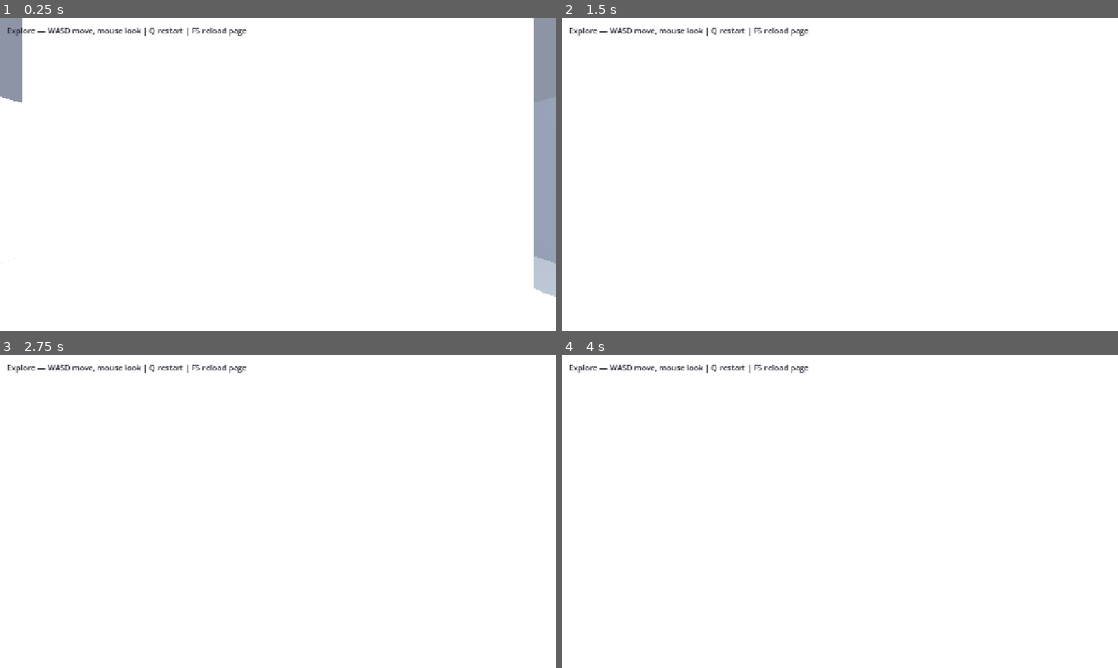
Above: before the commit, frames 1-4 (two rows, left to right).
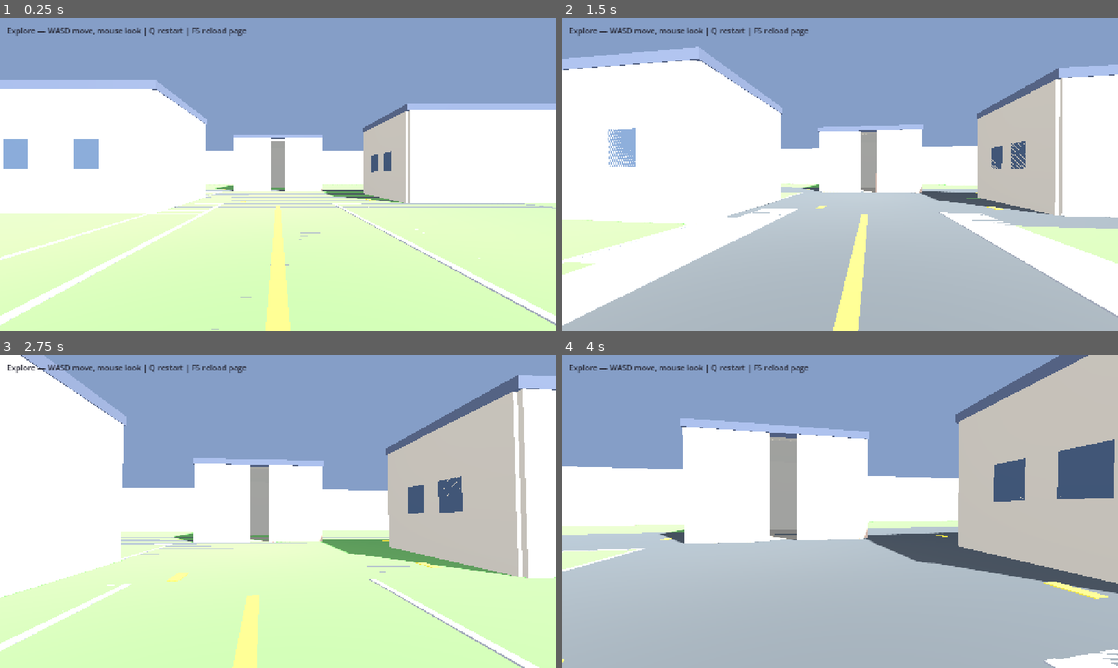
Above: after the commit, the same moments.

Repository: laim-1/LasVegas
Game: Godot game, scene res://scenes/main.tscn
The game is run twice, just before and just after one commit, with the same random seed, the same clock (stepped at 60 frames per second) and the same inputs.
Inputs (mouse positions are in pixels of both pictures, inside the frame that each line leads up to):
- Up to frame 1 (0.25 s): no input
- Up to frame 2 (1.5 s): tap Enter at 0.5 s; move the mouse to (867, 174) at 0.52 s; hold W (move_forward) from 0.53 s (still down); click (867, 174) at 0.67 s; move the mouse to (812, 174) at 1.27 s
- Up to frame 3 (2.75 s): keep holding W (move_forward); move the mouse to (289, 505) at 2.02 s
- Up to frame 4 (4 s): keep holding W (move_forward); move the mouse to (834, 517) at 2.77 s; click (834, 517) at 2.92 s; move the mouse to (878, 514) at 3.52 s

The runs differ from the first frame. In frame 1, 75% of the frame differs, in the area x 0-100%, y 0-100%; in frame 2, 64%; in frame 3, 73%; in frame 4, 83%.

Commit message:
Add cul-de-sac neighborhood map with park and enterable house
Co-authored-by: Cursor <cursoragent@cursor.com>

Diff:
--- a/godot/scenes/main.tscn
+++ b/godot/scenes/main.tscn
@@ -7,12 +7,12 @@
 
 [sub_resource type="Environment" id="Environment_horror"]
 background_mode = 1
-background_color = Color(0.55, 0.58, 0.65, 1)
+background_color = Color(0.52, 0.62, 0.78, 1)
 ambient_light_source = 2
-ambient_light_color = Color(0.75, 0.78, 0.82, 1)
-ambient_light_energy = 1.35
+ambient_light_color = Color(0.82, 0.86, 0.92, 1)
+ambient_light_energy = 1.25
 tonemap_mode = 2
-tonemap_exposure = 1.15
+tonemap_exposure = 1.2
 fog_enabled = false
 
 [sub_resource type="CapsuleShape3D" id="CapsuleShape3D_player"]
@@ -26,22 +26,40 @@
 environment = SubResource("Environment_horror")
 
 [node name="DirectionalLight3D" type="DirectionalLight3D" parent="."]
-transform = Transform3D(0.866025, -0.353553, 0.353553, 0, 0.707107, 0.707107, -0.5, -0.612372, 0.612372, 0, 6, 0)
-light_color = Color(1, 0.98, 0.95, 1)
-light_energy = 1.35
+transform = Transform3D(0.819152, -0.40558, 0.40558, 0, 0.707107, 0.707107, -0.573576, -0.579228, 0.579228, 0, 10, 0)
+light_color = Color(1, 0.97, 0.9, 1)
+light_energy = 1.4
 shadow_enabled = true
 
 [node name="FillLight" type="OmniLight3D" parent="."]
-transform = Transform3D(1, 0, 0, 0, 1, 0, 0, 0, 1, 0, 4, 0)
+transform = Transform3D(1, 0, 0, 0, 1, 0, 0, 0, 1, 0, 8, 12)
 light_color = Color(1, 1, 1, 1)
-light_energy = 0.9
-omni_range = 18.0
+light_energy = 0.5
+omni_range = 35.0
+
+[node name="StreetLamp1" type="OmniLight3D" parent="."]
+transform = Transform3D(1, 0, 0, 0, 1, 0, 0, 0, 1, -4.5, 4.5, 16)
+light_color = Color(1, 0.85, 0.6, 1)
+light_energy = 0.65
+omni_range = 14.0
+
+[node name="StreetLamp2" type="OmniLight3D" parent="."]
+transform = Transform3D(1, 0, 0, 0, 1, 0, 0, 0, 1, 4.5, 4.5, 16)
+light_color = Color(1, 0.85, 0.6, 1)
+light_energy = 0.65
+omni_range = 14.0
+
+[node name="StreetLamp3" type="OmniLight3D" parent="."]
+transform = Transform3D(1, 0, 0, 0, 1, 0, 0, 0, 1, 0, 4.5, 4)
+light_color = Color(1, 0.85, 0.6, 1)
+light_energy = 0.55
+omni_range = 12.0
 
 [node name="Level" type="Node3D" parent="."]
 script = ExtResource("2_level")
 
 [node name="Player" type="CharacterBody3D" parent="."]
-transform = Transform3D(1, 0, 0, 0, 1, 0, 0, 0, 1, 0, 1, 0)
+transform = Transform3D(1, 0, 0, 0, 1, 0, 0, 0, 1, 0, 1, 20)
 collision_layer = 2
 collision_mask = 1
 script = ExtResource("3_player")
--- a/godot/scripts/level.gd
+++ b/godot/scripts/level.gd
@@ -1,12 +1,39 @@
 extends Node3D
 class_name HorrorLevel
-## Builds the prototype room from the same AABB layout as the C++ version.
+## Procedural cul-de-sac neighborhood: street, houses, park.
 
 const GROUP_LEVEL := &"level_geometry"
 
+# --- Palette ---
+const COL_ASPHALT := Color(0.22, 0.24, 0.26)
+const COL_SIDEWALK := Color(0.55, 0.56, 0.58)
+const COL_GRASS := Color(0.28, 0.45, 0.25)
+const COL_WALL_FAKE := Color(0.62, 0.58, 0.52)
+const COL_WALL_REAL := Color(0.68, 0.55, 0.48)
+const COL_ROOF := Color(0.25, 0.28, 0.35)
+const COL_WINDOW := Color(0.2, 0.25, 0.32)
+const COL_YELLOW_LINE := Color(0.85, 0.75, 0.2)
+const COL_TREE_TRUNK := Color(0.35, 0.22, 0.12)
+const COL_TREE_CANOPY := Color(0.2, 0.42, 0.22)
+const COL_BENCH := Color(0.45, 0.3, 0.2)
+const COL_INTERIOR_FLOOR := Color(0.4, 0.38, 0.35)
+const COL_INTERIOR_WALL := Color(0.5, 0.48, 0.44)
+const COL_CURB := Color(0.48, 0.49, 0.52)
+
+const FLOOR_Y := -0.05
+const FLOOR_THICK := 0.1
+const WALL_Y0 := 0.0
+const WALL_H := 5.0
+const WALL_T := 0.25
+
+# Facing: which world direction the front (door) wall faces.
+enum HouseFacing { PLUS_Z, MINUS_Z, PLUS_X, MINUS_X }
+
+var _real_house_center := Vector3.ZERO
+
 
 func _ready() -> void:
-	_build_prototype_room()
+	_build_neighborhood()
 
 
 func _add_box(box_min: Vector3, box_max: Vector3, color: Color) -> void:
@@ -39,29 +66,277 @@
 	add_child(body)
 
 
-func _build_prototype_room() -> void:
-	var min_x := -5.0
-	var max_x := 5.0
-	var min_z := -5.0
-	var max_z := 5.0
-	var floor_y0 := -0.1
-	var floor_y1 := 0.0
-	var wall_y0 := 0.0
-	var wall_y1 := 3.0
-	var t := 0.2
-
-	_add_box(Vector3(min_x, floor_y0, min_z), Vector3(max_x, floor_y1, max_z), Color(0.62, 0.64, 0.68))
-	_add_box(Vector3(min_x, wall_y0, min_z - t), Vector3(max_x, wall_y1, min_z), Color(0.48, 0.5, 0.55))
-	_add_box(Vector3(min_x, wall_y0, max_z), Vector3(max_x, wall_y1, max_z + t), Color(0.48, 0.5, 0.55))
-	_add_box(Vector3(min_x - t, wall_y0, min_z), Vector3(min_x, wall_y1, max_z), Color(0.48, 0.5, 0.55))
-	_add_box(Vector3(max_x, wall_y0, min_z), Vector3(max_x + t, wall_y1, max_z), Color(0.48, 0.5, 0.55))
-	_add_box(Vector3(-1.6, wall_y0, -2.0), Vector3(1.6, wall_y1, -1.4), Color(0.42, 0.44, 0.5))
-	_add_box(Vector3(-3.5, wall_y0, 1.4), Vector3(-2.9, wall_y1, 3.5), Color(0.42, 0.44, 0.5))
+func _add_flat_floor(x0: float, z0: float, x1: float, z1: float, color: Color) -> void:
+	var y1 := FLOOR_Y + FLOOR_THICK
+	_add_box(Vector3(x0, FLOOR_Y, z0), Vector3(x1, y1, z1), color)
+
+
+func _add_wall_segment(
+		axis: String,
+		fixed: float,
+		span_a0: float,
+		span_a1: float,
+		span_b: float,
+		color: Color,
+		door_center: float = INF,
+		door_half_width: float = 0.0
+) -> void:
+	# axis "x": wall at constant x=fixed, spans z from span_a0 to span_a1, thickness along x = span_b
+	# axis "z": wall at constant z=fixed, spans x from span_a0 to span_a1
+	var y1 := WALL_Y0 + WALL_H
+	if door_half_width > 0.0 and door_center < INF:
+		var d0 := door_center - door_half_width
+		var d1 := door_center + door_half_width
+		if span_a0 < d0:
+			_add_wall_segment(axis, fixed, span_a0, d0, span_b, color)
+		if d1 < span_a1:
+			_add_wall_segment(axis, fixed, d1, span_a1, span_b, color)
+		return
+
+	if axis == "x":
+		var x0 := fixed - span_b * 0.5
+		var x1 := fixed + span_b * 0.5
+		_add_box(Vector3(x0, WALL_Y0, span_a0), Vector3(x1, y1, span_a1), color)
+	else:
+		var z0 := fixed - span_b * 0.5
+		var z1 := fixed + span_b * 0.5
+		_add_box(Vector3(span_a0, WALL_Y0, z0), Vector3(span_a1, y1, z1), color)
+
+
+func _add_roof(cx: float, cz: float, half_w: float, half_d: float) -> void:
+	var y0 := WALL_Y0 + WALL_H
+	var y1 := y0 + 0.35
+	_add_box(
+		Vector3(cx - half_w, y0, cz - half_d),
+		Vector3(cx + half_w, y1, cz + half_d),
+		COL_ROOF
+	)
+
+
+func _add_windows_on_wall(
+		axis: String,
+		fixed: float,
+		span_a0: float,
+		span_a1: float,
+		depth: float,
+		count: int
+) -> void:
+	var win_h := 1.2
+	var win_w := 1.0
+	var y0 := WALL_Y0 + 1.8
+	var y1 := y0 + win_h
+	var margin := 1.2
+	var usable := span_a1 - span_a0 - margin * 2.0
+	if count < 1 or usable <= win_w:
+		return
+	var step := usable / float(count)
+	for i in count:
+		var center_a := span_a0 + margin + step * (float(i) + 0.5)
+		if axis == "z":
+			_add_box(
+				Vector3(center_a - win_w * 0.5, y0, fixed - depth * 0.5),
+				Vector3(center_a + win_w * 0.5, y1, fixed + depth * 0.5),
+				COL_WINDOW
+			)
+		else:
+			_add_box(
+				Vector3(fixed - depth * 0.5, y0, center_a - win_w * 0.5),
+				Vector3(fixed + depth * 0.5, y1, center_a + win_w * 0.5),
+				COL_WINDOW
+			)
+
+
+func _add_house(cx: float, cz: float, facing: HouseFacing, enterable: bool) -> void:
+	var half_w := 4.0
+	var half_d := 3.0
+	var wall_col := COL_WALL_REAL if enterable else COL_WALL_FAKE
+	var door_half := 0.6 if enterable else 0.0
+
+	if enterable:
+		_real_house_center = Vector3(cx, 0.0, cz)
+
+	match facing:
+		HouseFacing.PLUS_Z:
+			# Door on +Z side (front at cz + half_d)
+			var fz := cz + half_d
+			_add_wall_segment("z", fz, cx - half_w, cx + half_w, WALL_T, wall_col, cx, door_half)
+			_add_wall_segment("z", cz - half_d, cx - half_w, cx + half_w, WALL_T, wall_col)
+			_add_wall_segment("x", cx - half_w, cz - half_d, cz + half_d, WALL_T, wall_col)
+			_add_wall_segment("x", cx + half_w, cz - half_d, cz + half_d, WALL_T, wall_col)
+			if not enterable:
+				_add_windows_on_wall("z", fz, cx - half_w, cx + half_w, WALL_T, 2)
+		HouseFacing.MINUS_Z:
+			var fz := cz - half_d
+			_add_wall_segment("z", fz, cx - half_w, cx + half_w, WALL_T, wall_col, cx, door_half)
+			_add_wall_segment("z", cz + half_d, cx - half_w, cx + half_w, WALL_T, wall_col)
+			_add_wall_segment("x", cx - half_w, cz - half_d, cz + half_d, WALL_T, wall_col)
+			_add_wall_segment("x", cx + half_w, cz - half_d, cz + half_d, WALL_T, wall_col)
+			if not enterable:
+				_add_windows_on_wall("z", fz, cx - half_w, cx + half_w, WALL_T, 2)
+		HouseFacing.PLUS_X:
+			var fx := cx + half_w
+			_add_wall_segment("x", fx, cz - half_d, cz + half_d, WALL_T, wall_col, cz, door_half)
+			_add_wall_segment("x", cx - half_w, cz - half_d, cz + half_d, WALL_T, wall_col)
+			_add_wall_segment("z", cz - half_d, cx - half_w, cx + half_w, WALL_T, wall_col)
+			_add_wall_segment("z", cz + half_d, cx - half_w, cx + half_w, WALL_T, wall_col)
+			if not enterable:
+				_add_windows_on_wall("x", fx, cz - half_d, cz + half_d, WALL_T, 2)
+		HouseFacing.MINUS_X:
+			var fx := cx - half_w
+			_add_wall_segment("x", fx, cz - half_d, cz + half_d, WALL_T, wall_col, cz, door_half)
+			_add_wall_segment("x", cx + half_w, cz - half_d, cz + half_d, WALL_T, wall_col)
+			_add_wall_segment("z", cz - half_d, cx - half_w, cx + half_w, WALL_T, wall_col)
+			_add_wall_segment("z", cz + half_d, cx - half_w, cx + half_w, WALL_T, wall_col)
+			if not enterable:
+				_add_windows_on_wall("x", fx, cz - half_d, cz + half_d, WALL_T, 2)
+
+	_add_roof(cx, cz, half_w + 0.15, half_d + 0.15)
+
+	if enterable:
+		_build_house_interior(cx, cz, facing, half_w, half_d)
+
+
+func _build_house_interior(cx: float, cz: float, facing: HouseFacing, half_w: float, half_d: float) -> void:
+	var inset := 0.35
+	var ix0 := cx - half_w + inset
+	var ix1 := cx + half_w - inset
+	var iz0 := cz - half_d + inset
+	var iz1 := cz + half_d - inset
+	var iy1 := WALL_Y0 + WALL_H - 0.2
+
+	_add_flat_floor(ix0, iz0, ix1, iz1, COL_INTERIOR_FLOOR)
+
+	# Interior walls (leave front open where door is)
+	match facing:
+		HouseFacing.PLUS_Z:
+			_add_wall_segment("z", iz0, ix0, ix1, WALL_T, COL_INTERIOR_WALL)
+			_add_wall_segment("x", ix0, iz0, iz1, WALL_T, COL_INTERIOR_WALL)
+			_add_wall_segment("x", ix1, iz0, iz1, WALL_T, COL_INTERIOR_WALL)
+		HouseFacing.MINUS_Z:
+			_add_wall_segment("z", iz1, ix0, ix1, WALL_T, COL_INTERIOR_WALL)
+			_add_wall_segment("x", ix0, iz0, iz1, WALL_T, COL_INTERIOR_WALL)
+			_add_wall_segment("x", ix1, iz0, iz1, WALL_T, COL_INTERIOR_WALL)
+		HouseFacing.PLUS_X:
+			_add_wall_segment("x", ix0, iz0, iz1, WALL_T, COL_INTERIOR_WALL)
+			_add_wall_segment("z", iz0, ix0, ix1, WALL_T, COL_INTERIOR_WALL)
+			_add_wall_segment("z", iz1, ix0, ix1, WALL_T, COL_INTERIOR_WALL)
+		HouseFacing.MINUS_X:
+			_add_wall_segment("x", ix1, iz0, iz1, WALL_T, COL_INTERIOR_WALL)
+			_add_wall_segment("z", iz0, ix0, ix1, WALL_T, COL_INTERIOR_WALL)
+			_add_wall_segment("z", iz1, ix0, ix1, WALL_T, COL_INTERIOR_WALL)
+
+	# Low ceiling
+	var cy := iy1
+	_add_box(Vector3(ix0, cy, iz0), Vector3(ix1, cy + 0.15, iz1), COL_INTERIOR_WALL)
+
+
+func _add_tree(tx: float, tz: float) -> void:
+	_add_box(Vector3(tx - 0.2, WALL_Y0, tz - 0.2), Vector3(tx + 0.2, WALL_Y0 + 1.4, tz + 0.2), COL_TREE_TRUNK)
+	_add_box(Vector3(tx - 0.9, WALL_Y0 + 1.2, tz - 0.9), Vector3(tx + 0.9, WALL_Y0 + 3.2, tz + 0.9), COL_TREE_CANOPY)
+
+
+func _add_world_bounds() -> void:
+	var y1 := WALL_Y0 + WALL_H
+	var t := WALL_T
+	# Perimeter fence so player cannot walk off the map.
+	_add_box(Vector3(-32.0, WALL_Y0, -14.0), Vector3(-31.0, y1, 26.0), COL_WALL_FAKE)
+	_add_box(Vector3(31.0, WALL_Y0, -14.0), Vector3(32.0, y1, 26.0), COL_WALL_FAKE)
+	_add_box(Vector3(-32.0, WALL_Y0, -14.0), Vector3(32.0, y1, -13.0), COL_WALL_FAKE)
+	_add_box(Vector3(-32.0, WALL_Y0, 25.0), Vector3(32.0, y1, 26.0), COL_WALL_FAKE)
+
+
+func _add_street_and_culdesac() -> void:
+	# Base grass for whole neighborhood.
+	_add_flat_floor(-30.0, -14.0, 30.0, 26.0, COL_GRASS)
+
+	# Main street (south approach) — z 8..24, 6m wide.
+	_add_flat_floor(-3.0, 8.0, 3.0, 24.0, COL_ASPHALT)
+
+	# Cul-de-sac bowl — wide asphalt loop north of main street.
+	_add_flat_floor(-13.0, -6.0, 13.0, 10.0, COL_ASPHALT)
+	# Connect arms to main street.
+	_add_flat_floor(-13.0, 6.0, -3.5, 10.0, COL_ASPHALT)
+	_add_flat_floor(3.5, 6.0, 13.0, 10.0, COL_ASPHALT)
+
+	# Sidewalks along main street.
+	var sw := 1.4
+	_add_flat_floor(-3.0 - sw, 8.0, -3.0, 24.0, COL_SIDEWALK)
+	_add_flat_floor(3.0, 8.0, 3.0 + sw, 24.0, COL_SIDEWALK)
+
+	# Sidewalk around cul-de-sac outer edge (partial).
+	_add_flat_floor(-14.4, -4.0, -13.0, 8.0, COL_SIDEWALK)
+	_add_flat_floor(13.0, -4.0, 14.4, 8.0, COL_SIDEWALK)
+
+	# Curbs (thin strips).
+	var curb_t := 0.12
+	_add_box(Vector3(-3.0, FLOOR_Y, 8.0), Vector3(-2.85, FLOOR_Y + curb_t, 24.0), COL_CURB)
+	_add_box(Vector3(2.85, FLOOR_Y, 8.0), Vector3(3.0, FLOOR_Y + curb_t, 24.0), COL_CURB)
+
+
+func _add_street_markings() -> void:
+	var line_y := FLOOR_Y + FLOOR_THICK + 0.01
+	var line_h := 0.02
+	# Center line on main street.
+	_add_box(Vector3(-0.12, line_y, 9.0), Vector3(0.12, line_y + line_h, 23.0), COL_YELLOW_LINE)
+	# Cul-de-sac ring hint (broken segments).
+	for i in 8:
+		var ang := float(i) / 8.0 * TAU + 0.2
+		var rx := cos(ang) * 10.0
+		var rz := sin(ang) * 5.5 + 2.0
+		_add_box(Vector3(rx - 0.15, line_y, rz - 0.4), Vector3(rx + 0.15, line_y + line_h, rz + 0.4), COL_YELLOW_LINE)
+
+
+func _add_park() -> void:
+	# Park block northwest.
+	var px0 := -22.0
+	var px1 := -5.0
+	var pz0 := 0.0
+	var pz1 := 16.0
+	_add_flat_floor(px0, pz0, px1, pz1, COL_GRASS)
+
+	# Sidewalk from main street to park.
+	_add_flat_floor(-5.0, 10.0, -3.0, 14.0, COL_SIDEWALK)
+
+	# Park border curb.
+	var curb_t := 0.12
+	_add_box(Vector3(px0, FLOOR_Y, pz0), Vector3(px1, FLOOR_Y + curb_t, pz0 + curb_t), COL_CURB)
+	_add_box(Vector3(px0, FLOOR_Y, pz1 - curb_t), Vector3(px1, FLOOR_Y + curb_t, pz1), COL_CURB)
+	_add_box(Vector3(px0, FLOOR_Y, pz0), Vector3(px0 + curb_t, FLOOR_Y + curb_t, pz1), COL_CURB)
+	_add_box(Vector3(px1 - curb_t, FLOOR_Y, pz0), Vector3(px1, FLOOR_Y + curb_t, pz1), COL_CURB)
+
+	# Trees.
+	_add_tree(-18.0, 4.0)
+	_add_tree(-14.0, 10.0)
+	_add_tree(-19.0, 13.0)
+	_add_tree(-10.0, 6.0)
+	_add_tree(-16.0, 7.5)
+	_add_tree(-12.0, 13.0)
+
+	# Bench.
+	_add_box(Vector3(-15.0, WALL_Y0, 5.0), Vector3(-12.0, WALL_Y0 + 0.45, 5.6), COL_BENCH)
+
+
+func _add_houses() -> void:
+	# Enterable house at cul-de-sac dead end (north) — door faces south (+Z) toward approach.
+	_add_house(0.0, -4.0, HouseFacing.PLUS_Z, true)
+
+	# Fake houses on the loop.
+	_add_house(-11.0, 5.0, HouseFacing.PLUS_X, false)
+	_add_house(11.0, 5.0, HouseFacing.MINUS_X, false)
+	_add_house(-9.0, 8.0, HouseFacing.PLUS_Z, false)
+
+
+func _build_neighborhood() -> void:
+	_add_street_and_culdesac()
+	_add_street_markings()
+	_add_park()
+	_add_houses()
+	_add_world_bounds()
 
 
 func get_player_spawn() -> Vector3:
-	return Vector3(0.0, 1.0, 0.0)
+	return Vector3(0.0, 1.0, 20.0)
 
 
 func get_enemy_spawn() -> Vector3:
-	return Vector3(0.0, 1.0, -3.2)
+	return Vector3(-16.0, 1.0, 8.0)
